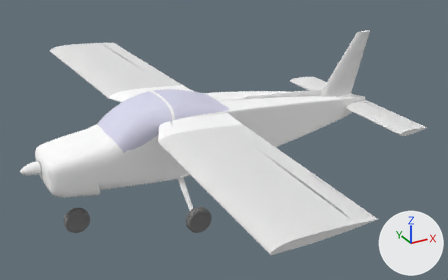
The Blender file dev/3d/MFI-9B.blend as it was, and as the next commit left it.
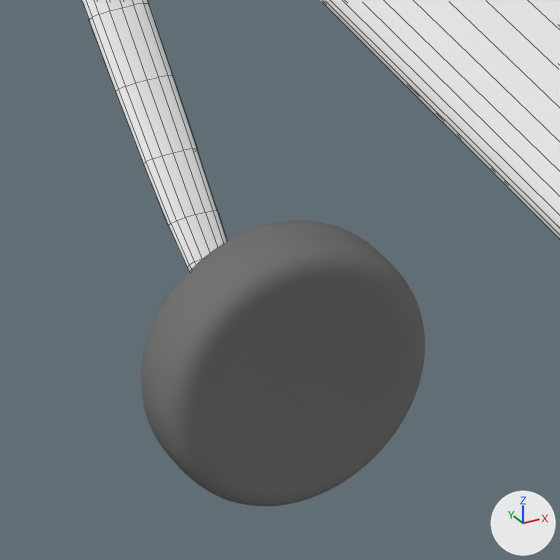
The first picture shows the older version from a 50 mm camera at (-1.13, -7.5, 3.57) aimed at (2.92, -0.12, -0.11). The close-ups show both versions on the part from 39% to 50% of the width and 67% to 85% of the height of that picture; other places that the commit changed are outside them. Lighting does not change. The marker at lower right points along +X, +Y and +Z. The close-ups show mesh edges as thin lines.

Names of what the first close-up shows: 'landing_gear.L', 'tyre.L', 'wing'.
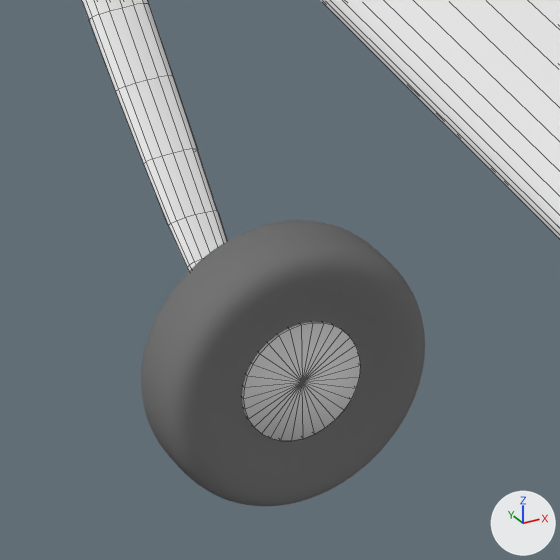
Location of each change, (x1, y1, x2, y2) in pixels of the close-ups (560 x 560 px):
'MLG_hub.L', added: after (242, 322, 361, 441)

Edits to the bpy script that builds the scene:
```text
Add me_hub:
    me_hub.from_pydata(...)  # 66 vertices, 96 faces; spans x -0.08..0.08, y -0.05..0.05, z -0.08..0.08
    me_hub.polygons.foreach_set('use_smooth', [True] * 96)
    me_hub.materials.append(mat_chrome)  # white #f3f3f3
Add ob_mlg_hub_l:
    ob_mlg_hub_l = bpy.data.objects.new('MLG_hub.L', me_hub)
    ob_mlg_hub_l.location = (2.05, -1.005, -0.76)
```
